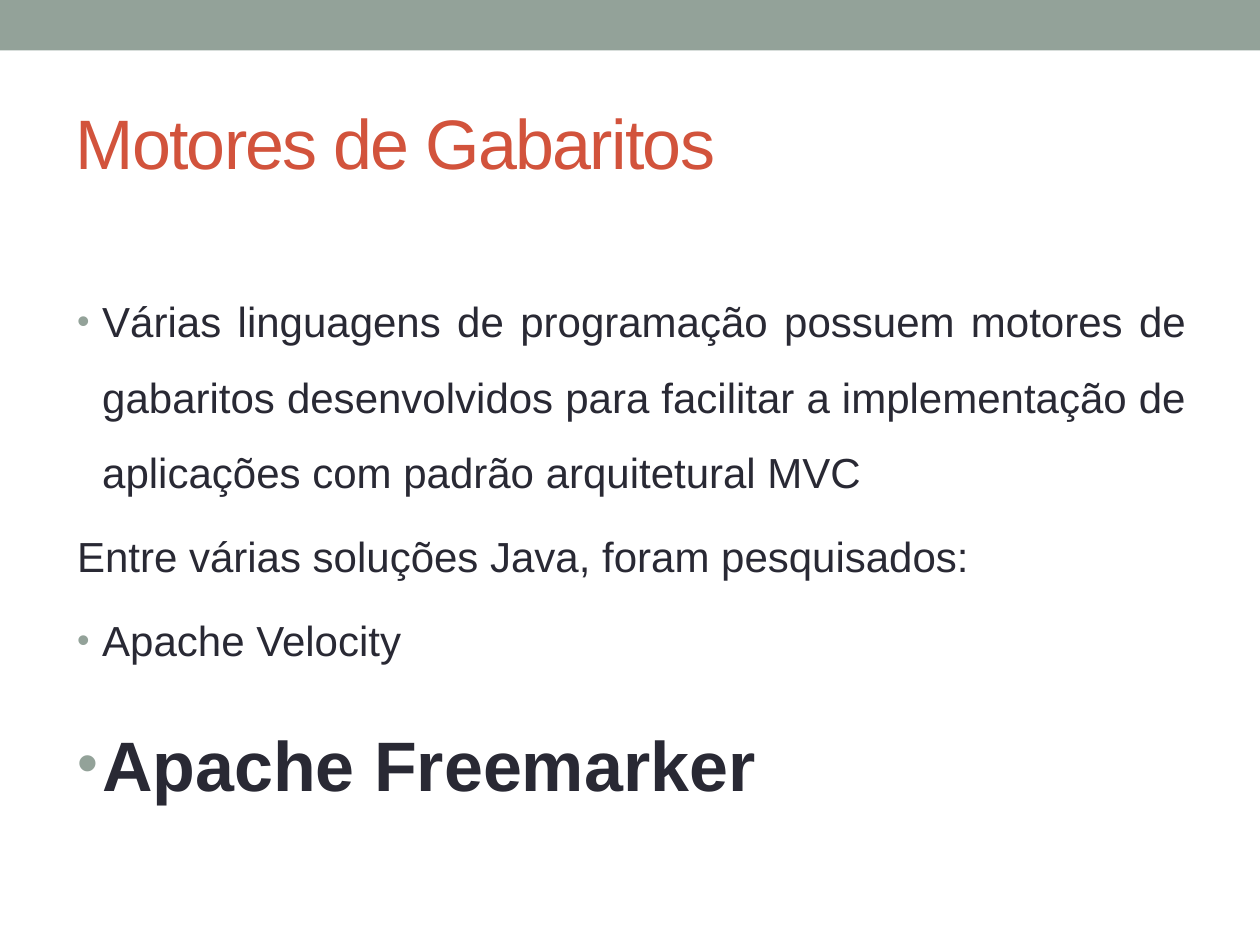
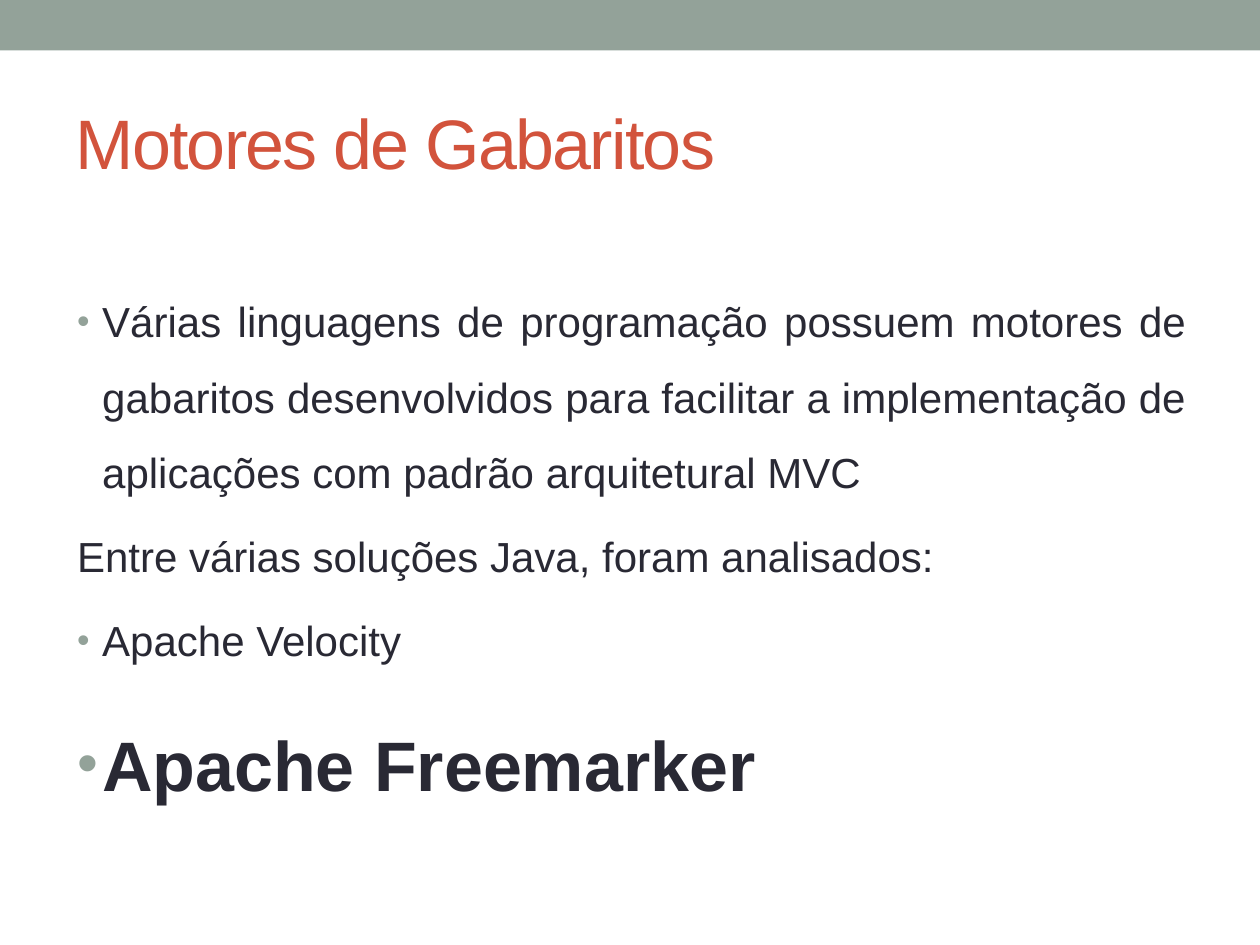
Before and after one commit to glaubergad/tccrepo, a slide deck: slide 11 of mono/Defesa TCC - DashGen - FINAL.pptx (slide 14 before the commit). Drawn at 1260x945 pixels with LibreOffice and Linux fonts; fonts in the diff are those of the drawing. Boxes give left, top, right and bottom in pixels: in the first picture for what was removed or moved away, otherwise in the second. Text is boxed around its words. In the diff, an @@ line names an element or a change of style, - is before the commit and + after.

```diff
--- a/mono/Defesa TCC - DashGen - FINAL.pptx
+++ b/mono/Defesa TCC - DashGen - FINAL.pptx
@@ text at bbox=[77, 541, 933, 581]: text changed @@
-Entre várias soluções Java, foram pesquisados:
+Entre várias soluções Java, foram analisados:
```
Also in this commit, not shown: 8 other slides changed, 3 slides added, 5 slides removed, 3 other files.
